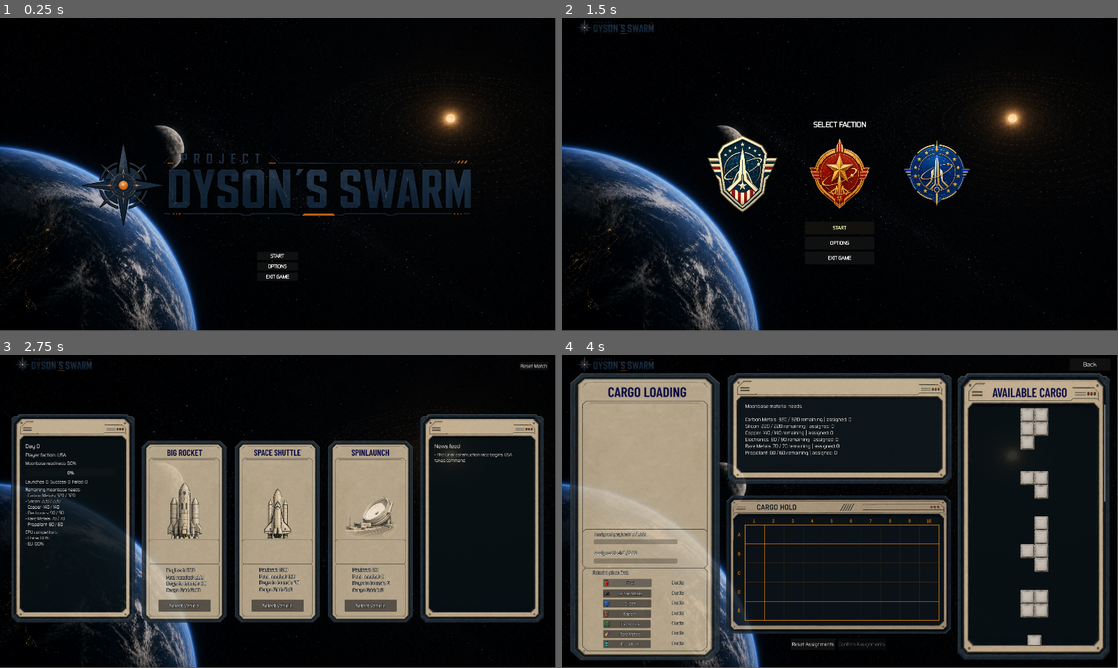
Above: before the commit, frames 1-4 (two rows, left to right).
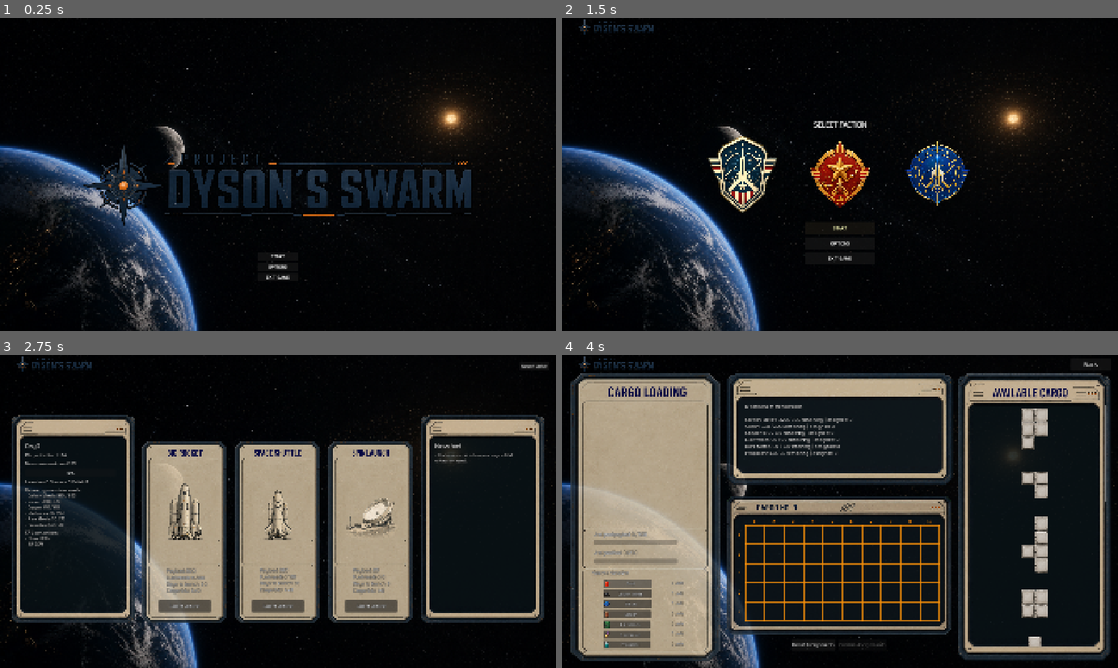
Above: after the commit, the same moments.

Repository: Geopardi00/ProjectDysonSwarm
Game: Godot game, scene res://scenes/main/Main.tscn
Two runs of this game, one before a commit and one after it. Both use one fixed random seed, a clock stepped at 60 frames per second and the inputs below. Video files are missing from this copy of the repository; at most half a second of black plays in their place. Sound files missing from this copy of the repository are replaced by a short silence.
Inputs (mouse positions are in pixels of both pictures, inside the frame that each line leads up to):
- Up to frame 1 (0.25 s): no input
- Up to frame 2 (1.5 s): click "START" at 0.5 s; click (739, 174) at 1.27 s
- Up to frame 3 (2.75 s): click "START" at 2 s
- Up to frame 4 (4 s): click "Select Vehicle" at 2.75 s; click "Fuel" at 3.5 s
In our replay, the window is 799x449 before the commit and 800x450 after it. These sizes can differ from the game's own. Grey fills any space a smaller window leaves; there, only what the larger window draws over its background counts as a difference.

The runs differ from the first frame. In frame 1, 3.1% of the frame differs, in the area x 0-100%, y 0-100%; in frame 2, 4.3%; in frame 3, 8.8%; in frame 4, 12%.

Commit message:
Use canvas_items stretch mode and imported mp3 music
Co-Authored-By: Claude Opus 5.5 <noreply@anthropic.com>

Diff:
--- a/project.godot
+++ b/project.godot
@@ -18,6 +18,7 @@
 
 window/size/viewport_width=1920
 window/size/viewport_height=1080
+window/stretch/mode="canvas_items"
 
 [rendering]
 
--- a/scenes/main/Main.gd
+++ b/scenes/main/Main.gd
@@ -560,13 +560,6 @@
 
 
 func _load_background_music_stream(music_path: String) -> AudioStream:
-	if music_path.get_extension().to_lower() == "mp3":
-		var music_data := FileAccess.get_file_as_bytes(music_path)
-		if music_data.is_empty():
-			return null
-		var mp3_stream := AudioStreamMP3.new()
-		mp3_stream.data = music_data
-		return mp3_stream
 	return load(music_path) as AudioStream
 
 
